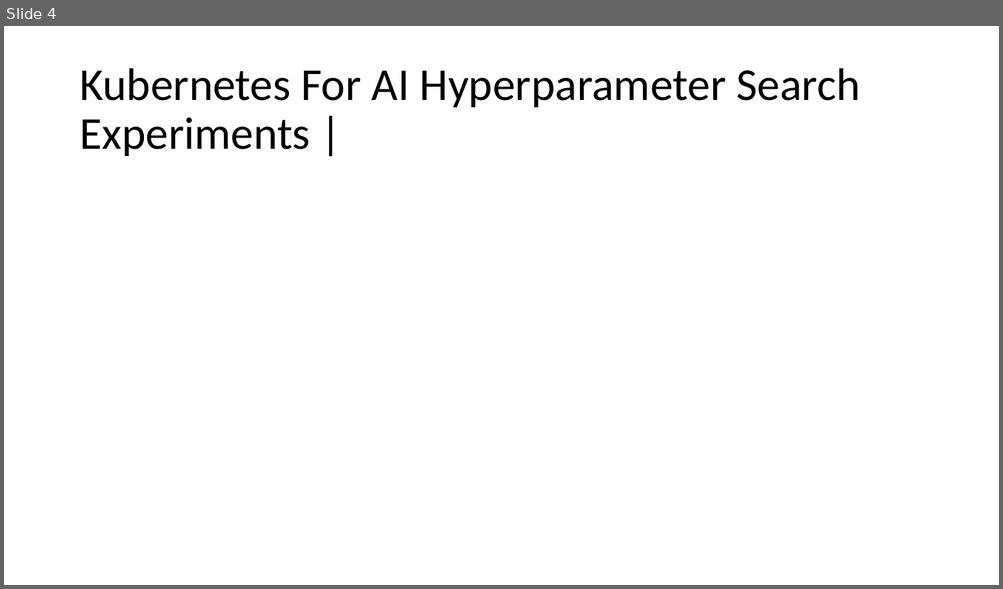
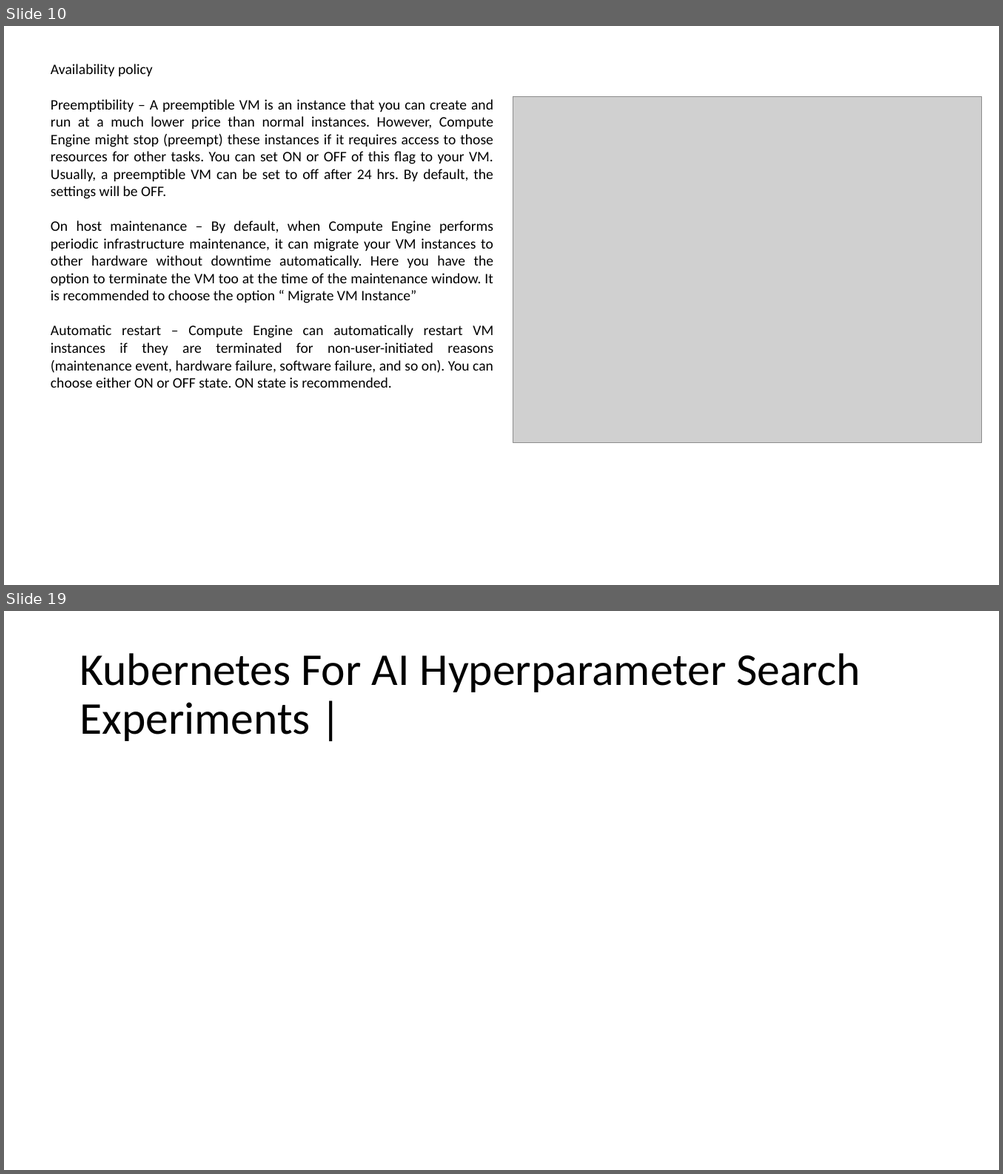
Before and after one commit to amelcharolinesgn2/ClouD-Infrastructure-SISKA-2025, a slide deck: Lab2-B_Machine Learning Model with Docker and Kubernetes on Google Cloud Platform.pptx. Shown one above the other, each under a label of ours: slide 4 before the commit, slides 10 and 19 after it; the slides between them are not shown. The pictures are 1003x589 and 1003x1174 pixels, drawn with LibreOffice and Linux fonts; fonts in the diff are those of the drawing; grey boxes stand for pictures. Boxes give left, top, right and bottom in pixels: in the first picture for what was removed or moved away, otherwise in the second. Text is boxed around its words. In the diff, an @@ line names an element or a change of style, - is before the commit and + after.

```diff
--- a/Lab2-B_Machine Learning Model with Docker and Kubernetes on Google Cloud Platform.pptx
+++ b/Lab2-B_Machine Learning Model with Docker and Kubernetes on Google Cloud Platform.pptx
@@ slide 10 added at <box>4,26,999,585</box>, background #FFFFFF @@
@@ text added at <box>51,64,494,388</box>, 14 pt, text #000000 @@
+Availability policy
+Preemptibility – A preemptible VM is an instance that you can create and run at a much lower price than normal instances. However, Compute Engine might stop (preempt) these instances if it requires access to those resources for other tasks. You can set ON or OFF of this flag to your VM. Usually, a preemptible VM can be set to off after 24 hrs. By default, the settings will be OFF.
+On host maintenance – By default, when Compute Engine performs periodic infrastructure maintenance, it can migrate your VM instances to other hardware without downtime automatically. Here you have the option to terminate the VM too at the time of the maintenance window. It is recommended to choose the option “ Migrate VM Instance”
+Automatic restart – Compute Engine can automatically restart VM instances if they are terminated for non-user-initiated reasons (maintenance event, hardware failure, software failure, and so on). You can choose either ON or OFF state. ON state is recommended.
@@ picture added at <box>513,97,981,443</box> @@
@@ what was slide 4 is now slide 19 @@
```
Also in this commit, not shown: 1 slide changed, 16 other slides added, 2 slides removed.
